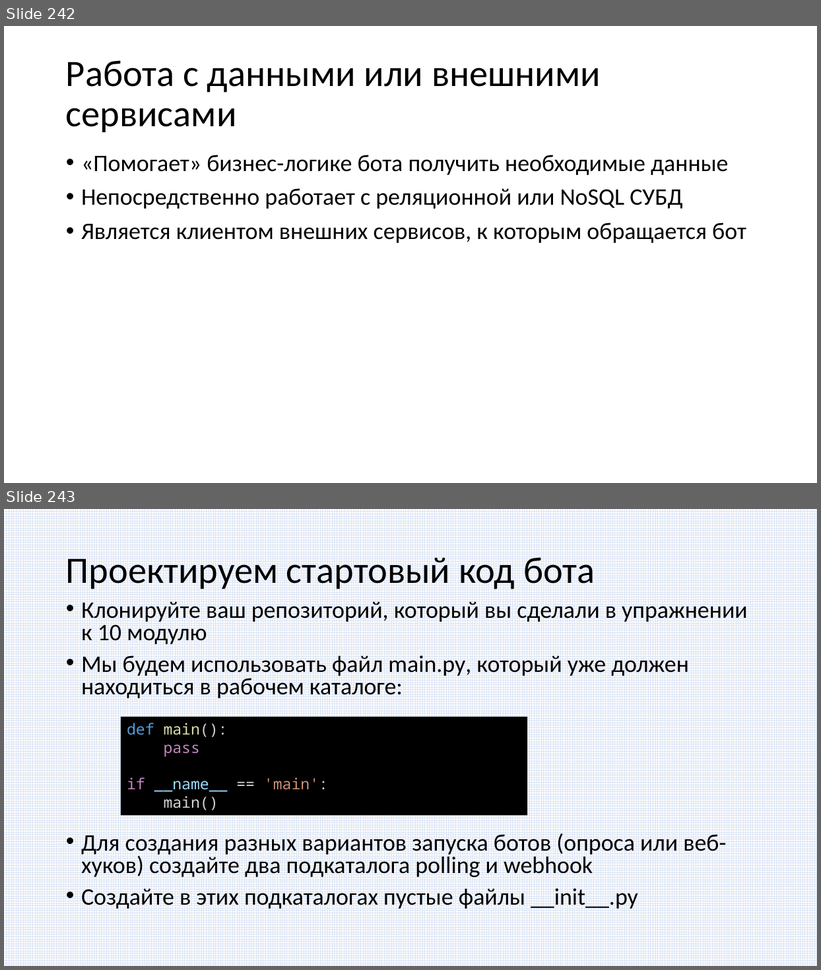
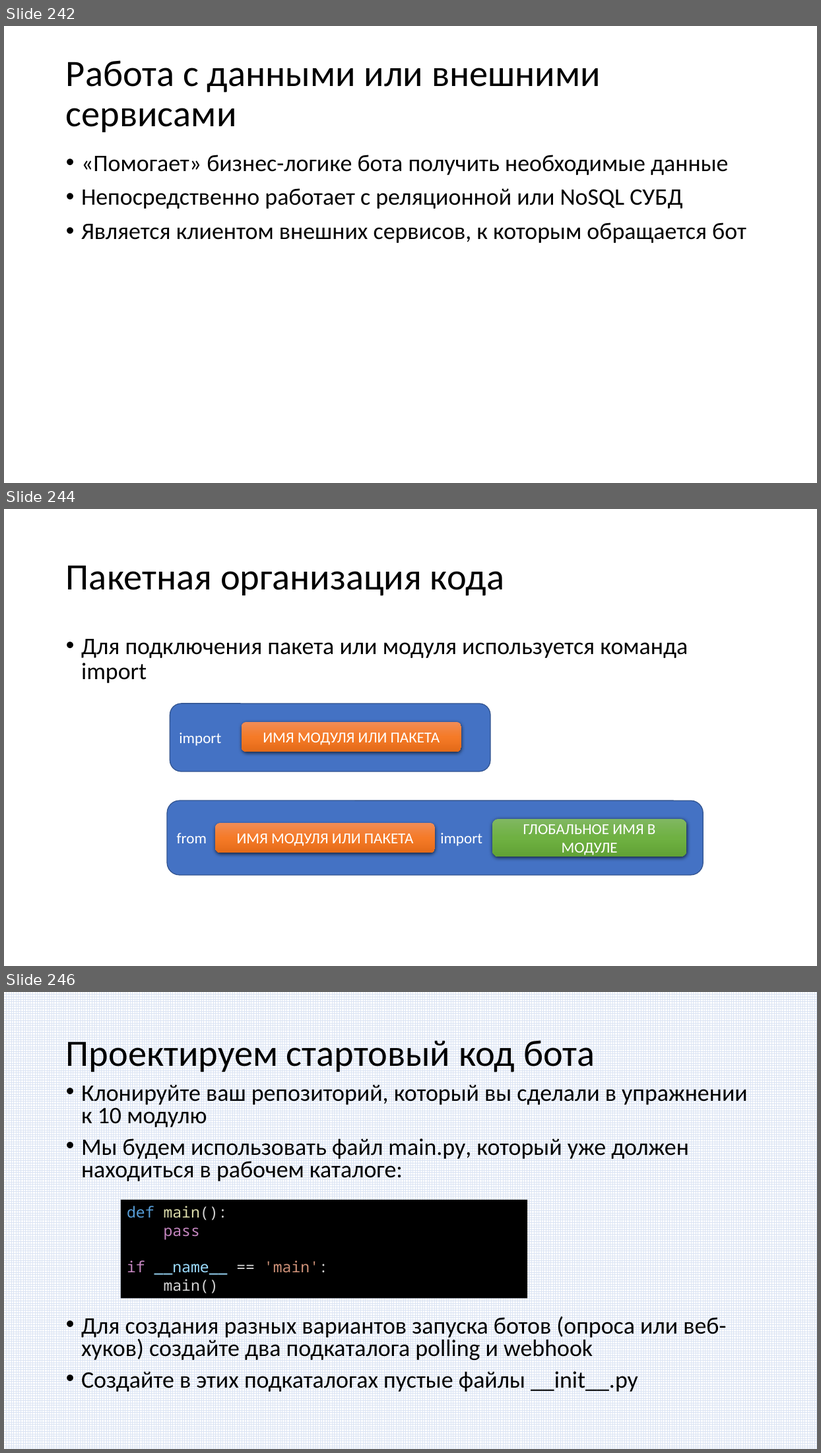
Before and after one commit to paveltsytovich/telegram-course, a slide deck: Presentation/Разработка ботов для телеграмм на Python.pptx. Shown one above the other, each under a label of ours: slides 242 and 243 before the commit, slides 242, 244 and 246 after it; the slides between them are not shown. The pictures are 821x970 and 821x1453 pixels, drawn with LibreOffice and Linux fonts; fonts in the diff are those of the drawing. Boxes give left, top, right and bottom in pixels: in the first picture for what was removed or moved away, otherwise in the second. Text is boxed around its words. In the diff, an @@ line names an element or a change of style, - is before the commit and + after.

Commit message:
пакетная организация кода

```diff
--- a/Presentation/Разработка ботов для телеграмм на Python.pptx
+++ b/Presentation/Разработка ботов для телеграмм на Python.pptx
@@ slide 244 added at [4, 509, 817, 966], background #FFFFFF @@
@@ title added at [66, 565, 504, 596], 44 pt, text #000000 @@
+Пакетная организация кода
@@ text added at [81, 639, 688, 683], 28 pt, text #000000 @@
+• Для подключения пакета или модуля используется команда import
@@ rounded rectangle added at [170, 704, 491, 772], fill #4472C4, outline #325491 1 pt, 18 pt, text #FFFFFF @@
+import
@@ rounded rectangle added at [242, 722, 461, 752], fill gradient #F18C57 to #F67B28 to #E56C19, 18 pt, text #FFFFFF @@
+ИМЯ МОДУЛЯ ИЛИ ПАКЕТА
@@ rounded rectangle added at [167, 801, 703, 875], fill #4472C4, outline #325491 1 pt, 18 pt, text #FFFFFF @@
+from import
@@ rounded rectangle added at [216, 823, 435, 853], fill gradient #F18C57 to #F67B28 to #E56C19, 18 pt, text #FFFFFF @@
+ИМЯ МОДУЛЯ ИЛИ ПАКЕТА
@@ rounded rectangle added at [492, 819, 687, 857], fill gradient #81B861 to #6FB242 to #62A336, 18 pt, text #FFFFFF @@
+ГЛОБАЛЬНОЕ ИМЯ В МОДУЛЕ
@@ what was slide 243 is now slide 246 @@
```
Also in this commit, not shown: 2 other slides added, 5 other files.
